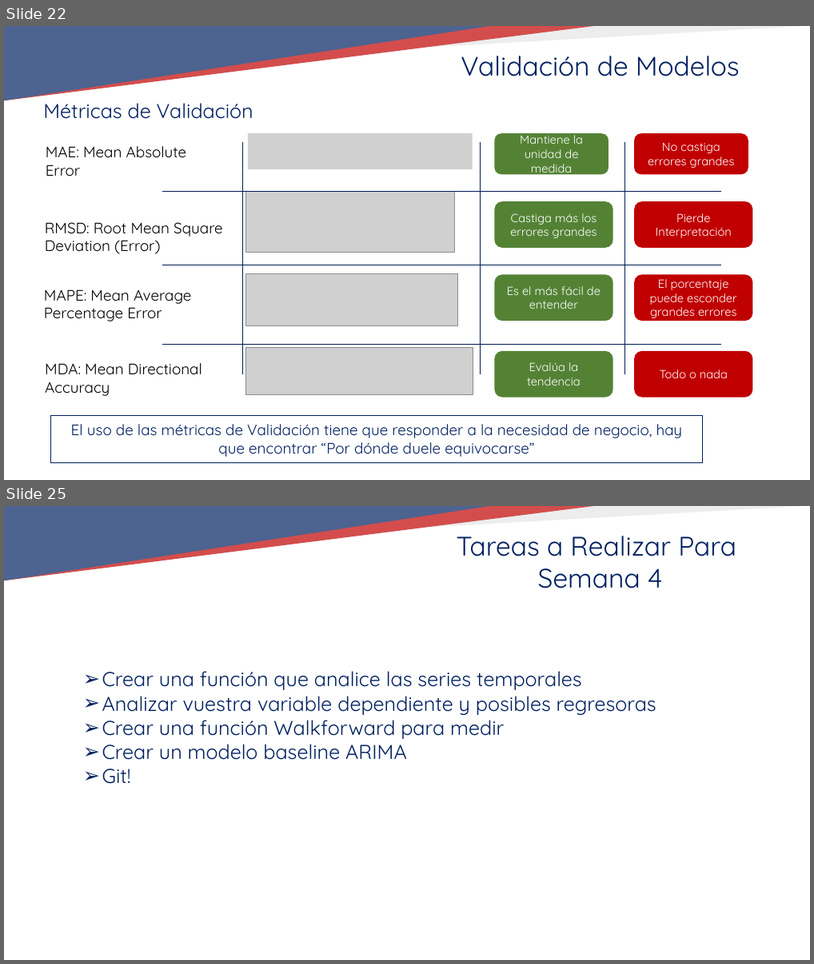
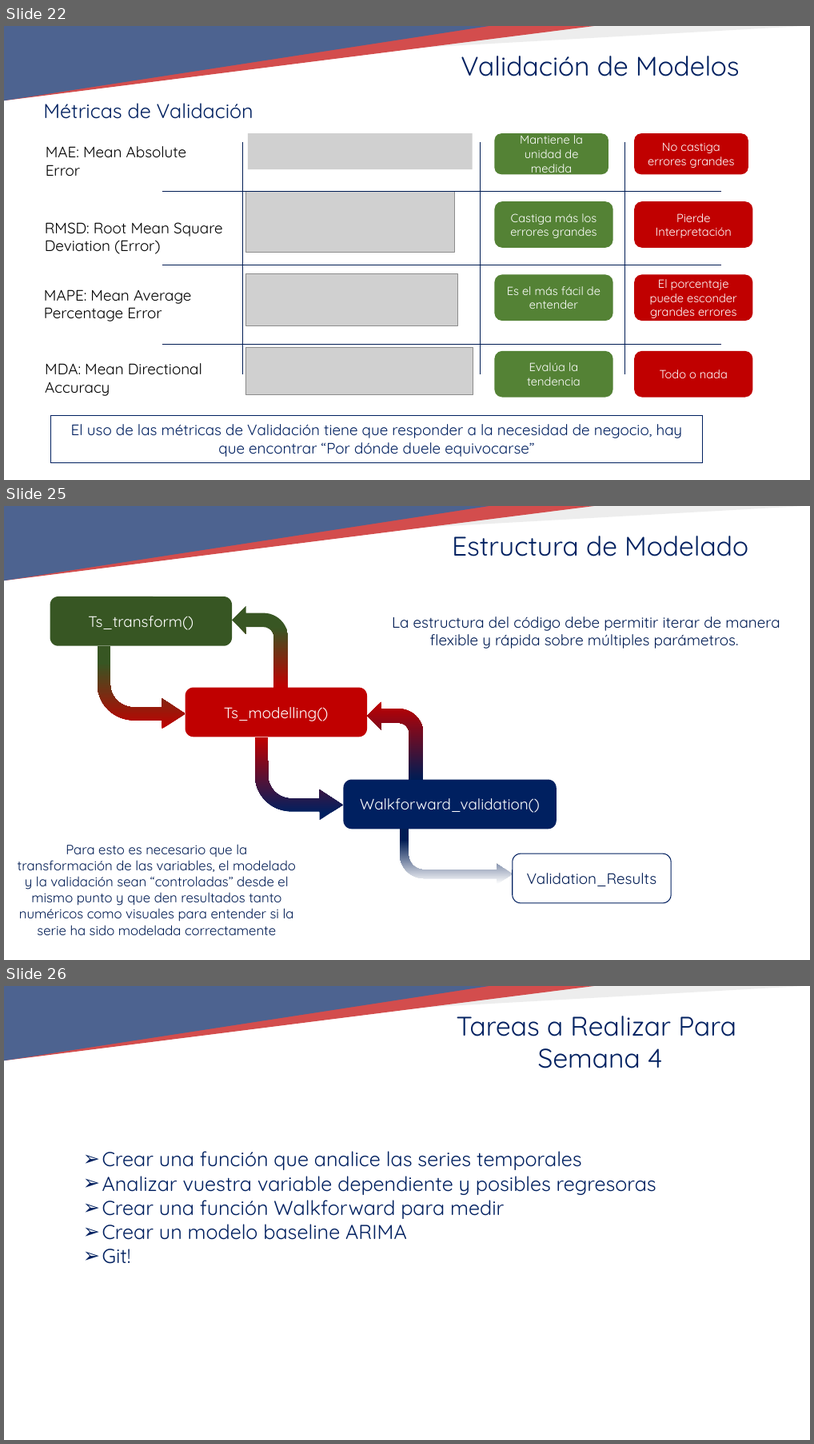
Before and after one commit to TeresaLS/timeseries_lab, a slide deck: 03_BASIC_MODELLING/03_BASIC_MODELLING.pptx. Shown one above the other, each under a label of ours: slides 22 and 25 before the commit, slides 22, 25 and 26 after it; the slides between them are not shown. The pictures are 814x964 and 814x1444 pixels, drawn with LibreOffice and Linux fonts; fonts in the diff are those of the drawing; grey boxes stand for pictures; background and template pictures are left out. Boxes give left, top, right and bottom in pixels: in the first picture for what was removed or moved away, otherwise in the second. Text is boxed around its words. In the diff, an @@ line names an element or a change of style, - is before the commit and + after.

Commit message:
Se realiza el código base del modelado y se obtienen los primeros resultados

```diff
--- a/03_BASIC_MODELLING/03_BASIC_MODELLING.pptx
+++ b/03_BASIC_MODELLING/03_BASIC_MODELLING.pptx
@@ slide 25 added at (4,506,810,960), background #FFFFFF; not listed: 4 template elements that a slide beside it also shows @@
@@ text added at (452,536,749,556), 32 pt, text #002060 @@
+Estructura de Modelado
@@ rounded rectangle added at (50,596,232,646), fill #375623, 18 pt, text #FFFFFF @@
+Ts_transform()
@@ bent arrow added at (232,606,288,688), fill gradient #385723 to #C00000 @@
@@ text added at (392,616,780,648), 18 pt, text #001C54 @@
+La estructura del código debe permitir iterar de manera flexible y rápida sobre múltiples parámetros.
@@ bent arrow added at (97,646,185,728), fill gradient #C00000 to #375623 @@
@@ rounded rectangle added at (186,688,367,737), fill #C00000, 18 pt, text #FFFFFF @@
+Ts_modelling()
@@ bent arrow added at (367,701,424,779), fill gradient #C00000 to #001C54 @@
@@ bent arrow added at (255,737,342,820), fill gradient #002060 to #C00000 @@
@@ rounded rectangle added at (343,780,556,829), fill #002060, 18 pt, text #FFFFFF @@
+Walkforward_validation()
@@ bent arrow added at (400,828,513,884), fill gradient #FFFFFF to #001C54 @@
@@ text added at (18,844,296,935), 16 pt, text #001C54 @@
+Para esto es necesario que la transformación de las variables, el modelado y la validación sean “controladas” desde el mismo punto y que den resultados tanto numéricos como visuales para entender si la serie ha sido modelada correctamente
@@ rounded rectangle added at (513,853,671,903), fill #FFFFFF, outline #002060 1 pt, 18 pt, text #001C54 @@
+Validation_Results
@@ what was slide 25 is now slide 26 @@
```
Also in this commit, not shown: 3 slides changed, 37 other files.
